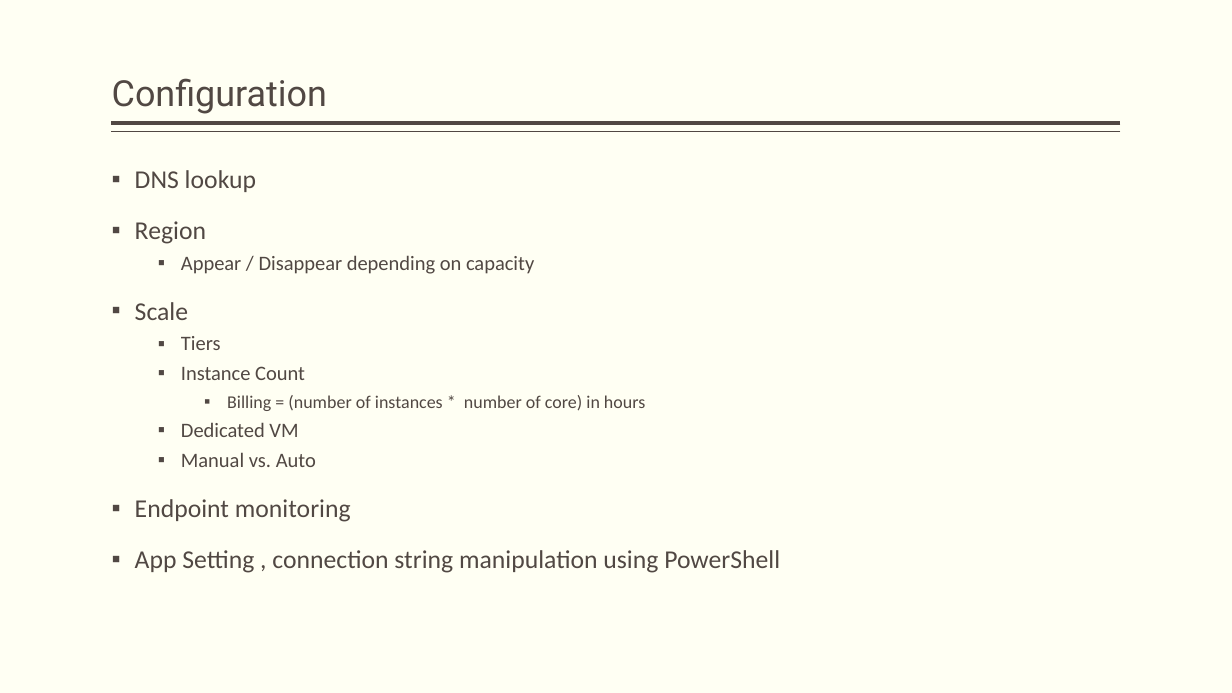
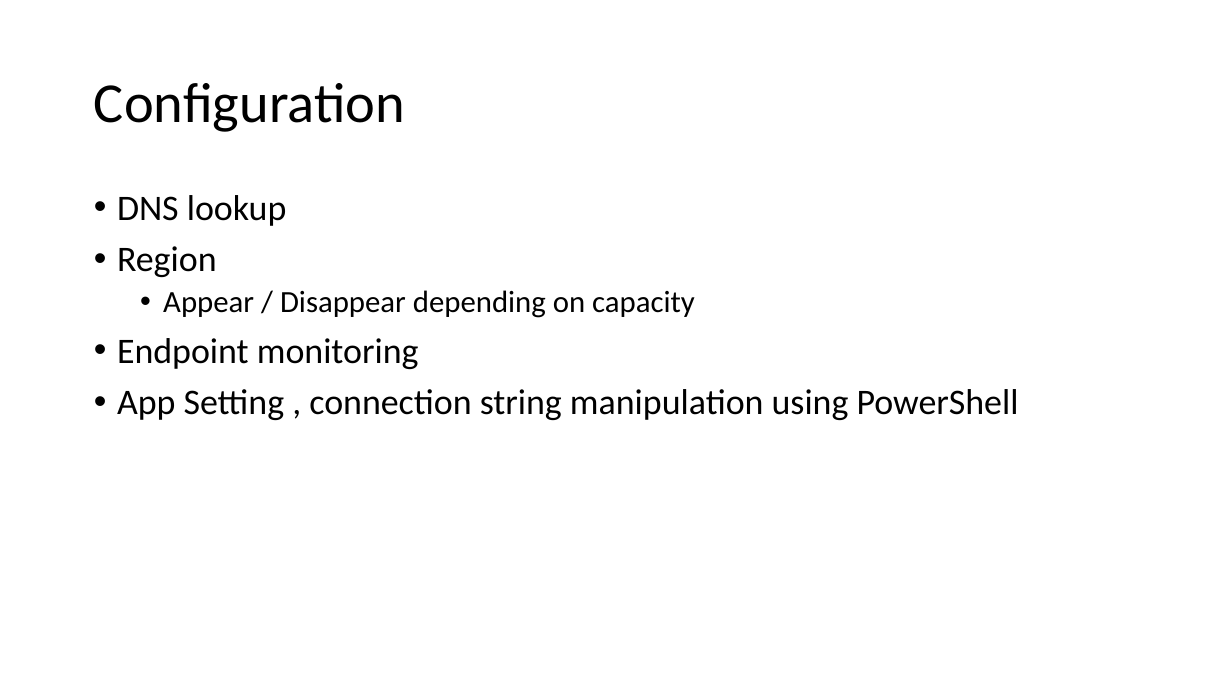
Before and after one commit to prasadhonrao/Training, a slide deck: slide 37 of Presentations/Microsoft Azure.pptx (slide 11 before the commit). Drawn at 1232x693 pixels with LibreOffice and Linux fonts; fonts in the diff are those of the drawing. Boxes give left, top, right and bottom in pixels: in the first picture for what was removed or moved away, otherwise in the second. Text is boxed around its words. In the diff, an @@ line names an element or a change of style, - is before the commit and + after.

```diff
--- a/Presentations/Microsoft Azure.pptx
+++ b/Presentations/Microsoft Azure.pptx
@@ background #FFFFF3 to #FFFFFF @@
@@ title "Configuration": place and size @@
-title "Configuration" at bbox=[112, 78, 327, 114]
+title "Configuration" at bbox=[94, 83, 405, 132]
@@ title "Configuration" at bbox=[94, 83, 405, 132]: size 28 to 44 pt, font Roboto to Calibri, text colour #514843 to #000000; vertical alignment bottom to middle @@
@@ line removed from (1121, 123) to (112, 123) @@
@@ line removed from (1121, 132) to (112, 132) @@
@@ text "DNS lookup": place and size @@
-text "DNS lookup" at bbox=[135, 170, 780, 573]
+text "DNS lookup" at bbox=[117, 195, 1019, 420]
@@ text "DNS lookup" at bbox=[117, 195, 1019, 420]: size 20 to 28 pt in "DNS lookup", "Region", "Endpoint monitoring", "App Setting , connection string manipulation using ..."; text colour #514843 to #000000; size 16 to 24 pt in "Appear / Disappear depending on capacity"; bullet ▪ to •; less space between paragraphs @@
@@ text at bbox=[135, 302, 645, 467]: paragraphs removed @@
-▪ Scale
-  ▪ Tiers
-  ▪ Instance Count
-    ▪ Billing = (number of instances * number of core) in hours
-  ▪ Dedicated VM
-  ▪ Manual vs. Auto
```
Also in this commit, not shown: 22 other slides changed, 33 slides added, 2 slides removed.
